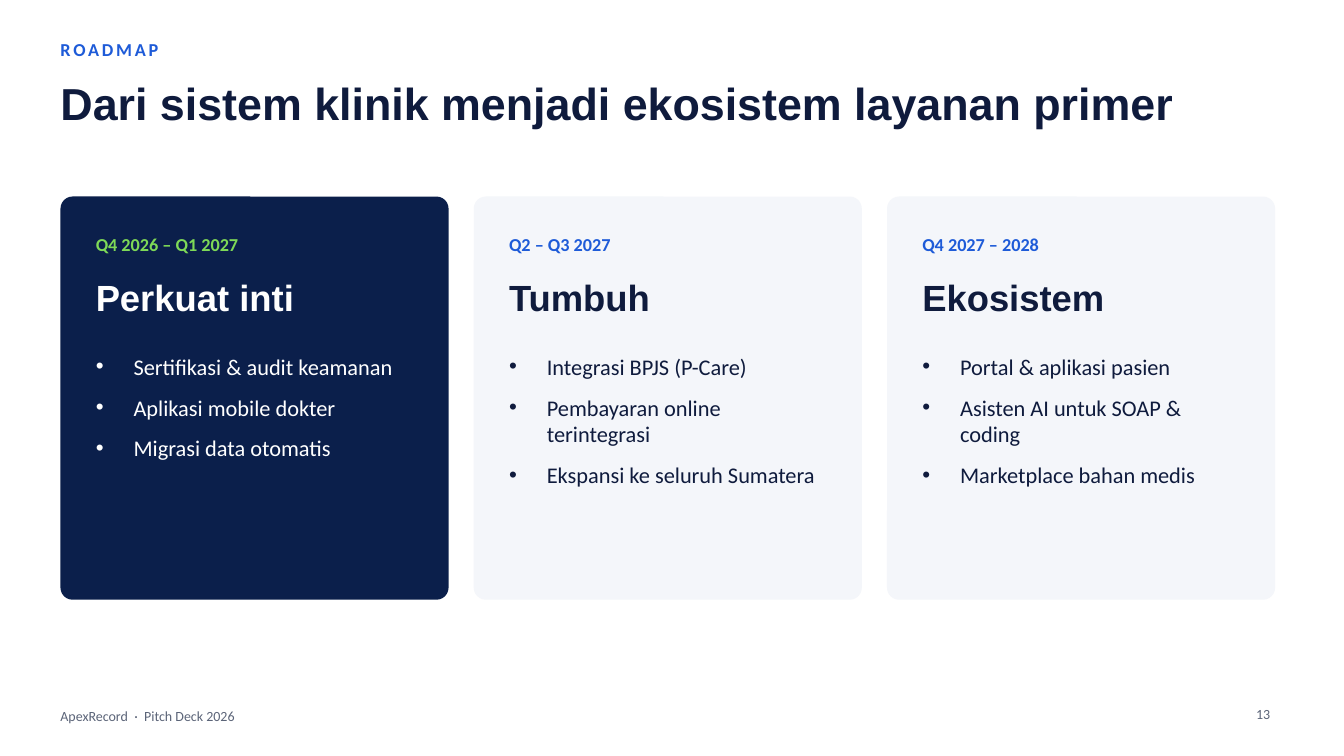
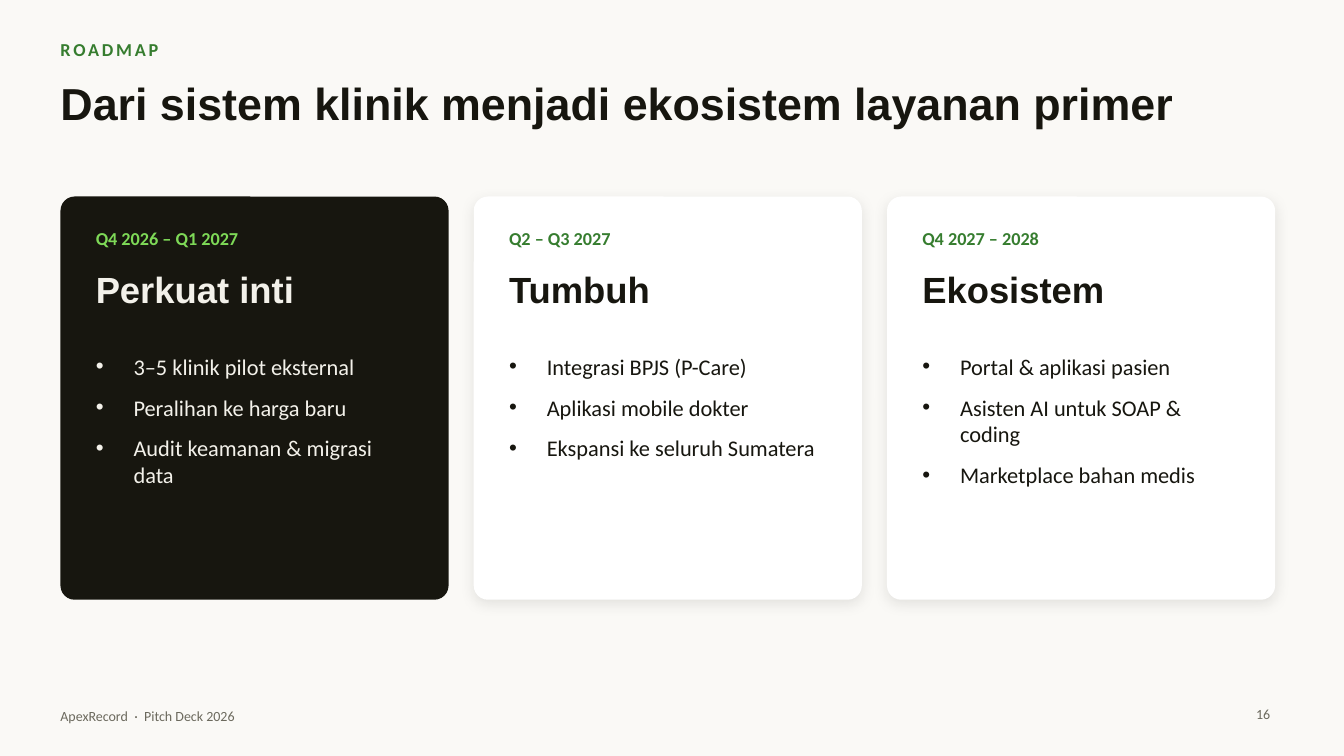
Before and after one commit to fajrulichsanai/apex-record, a slide deck: slide 16 of docs/pitch-deck/ApexRecord-Pitch-Deck.pptx (slide 13 before the commit). Drawn at 1344x756 pixels with LibreOffice and Linux fonts; fonts in the diff are those of the drawing. Boxes give left, top, right and bottom in pixels: in the first picture for what was removed or moved away, otherwise in the second. Text is boxed around its words. In the diff, an @@ line names an element or a change of style, - is before the commit and + after.

```diff
--- a/docs/pitch-deck/ApexRecord-Pitch-Deck.pptx
+++ b/docs/pitch-deck/ApexRecord-Pitch-Deck.pptx
@@ background #FFFFFF to #FAF9F6 @@
@@ text "ROADMAP" at [60, 44, 158, 56]: text colour #1E5BD8 to #367D2F @@
@@ title "Dari sistem klinik menjadi ekosistem ..." at [60, 87, 1172, 129]: text colour #0F1B3D to #17160F @@
@@ rounded rectangle at [60, 197, 449, 600]: fill #0B1F4B to #17160F; proportions changed @@
@@ rounded rectangle at [474, 197, 862, 600]: fill #F4F6FA to #FFFFFF; shadow on; proportions changed @@
@@ rounded rectangle at [887, 197, 1275, 600]: fill #F4F6FA to #FFFFFF; shadow on; proportions changed @@
@@ text "Q4 2026 – Q1 2027" at [96, 232, 238, 248]: vertical alignment middle to top @@
@@ text "Q2 – Q3 2027" at [509, 233, 611, 248]: text colour #1E5BD8 to #367D2F; vertical alignment middle to top @@
@@ text "Q4 2027 – 2028" at [922, 232, 1039, 248]: text colour #1E5BD8 to #367D2F; vertical alignment middle to top @@
@@ text "Perkuat inti" at [96, 276, 294, 304]: text colour #FFFFFF to #F3F1EA; vertical alignment middle to top @@
@@ text "Tumbuh" at [509, 276, 650, 304]: text colour #0F1B3D to #17160F; vertical alignment middle to top @@
@@ text "Ekosistem" at [922, 276, 1104, 304]: text colour #0F1B3D to #17160F; vertical alignment middle to top @@
@@ text at [134, 359, 372, 483]: text changed; text colour #FFFFFF to #F3F1EA @@
-• Sertifikasi & audit keamanan
-• Aplikasi mobile dokter
-• Migrasi data otomatis
+• 3–5 klinik pilot eksternal
+• Peralihan ke harga baru
+• Audit keamanan & migrasi data
@@ text at [547, 359, 815, 460]: text colour #0F1B3D to #17160F in "Integrasi BPJS (P-Care)", "Ekspansi ke seluruh Sumatera" @@
@@ text "Portal & aplikasi pasien" at [960, 359, 1194, 487]: text colour #0F1B3D to #17160F @@
@@ text at [547, 400, 749, 420]: text changed; text colour #0F1B3D to #17160F @@
-• Pembayaran online terintegrasi
+• Aplikasi mobile dokter
@@ text "ApexRecord · Pitch Deck 2026" at [60, 711, 234, 723]: text colour #5B6478 to #6B695D @@
@@ page number at [1256, 709, 1270, 719]: text changed; text colour #5B6478 to #6B695D @@
-13
+16
```
Also in this commit, not shown: 12 other slides changed, 7 slides added, 3 slides removed.
